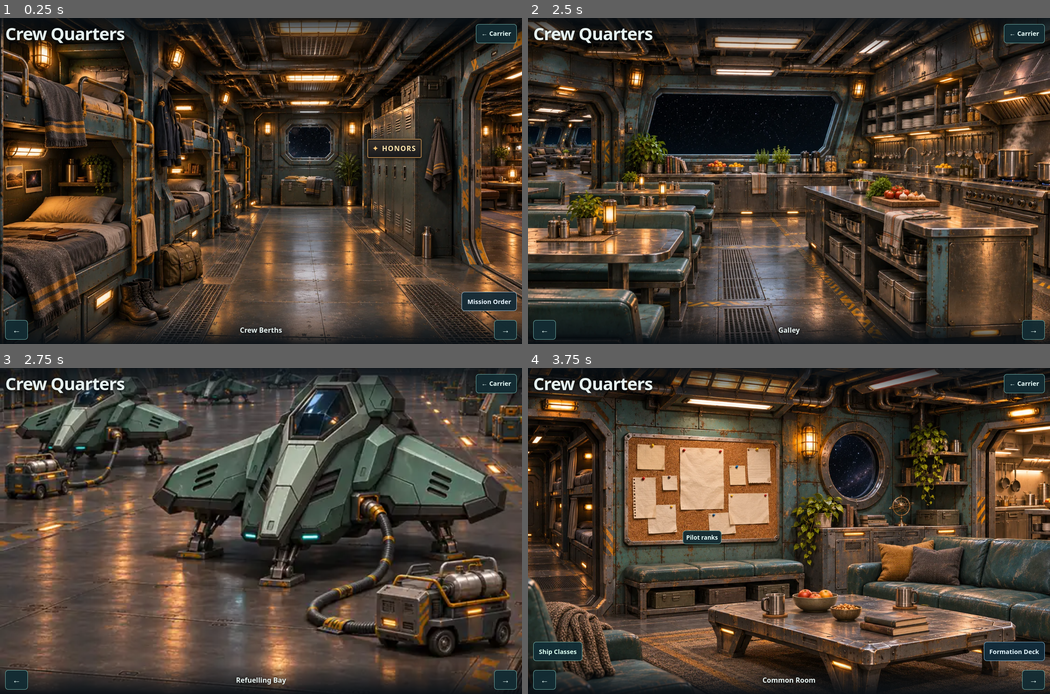
Above: before the commit, frames 1-4 (two rows, left to right).
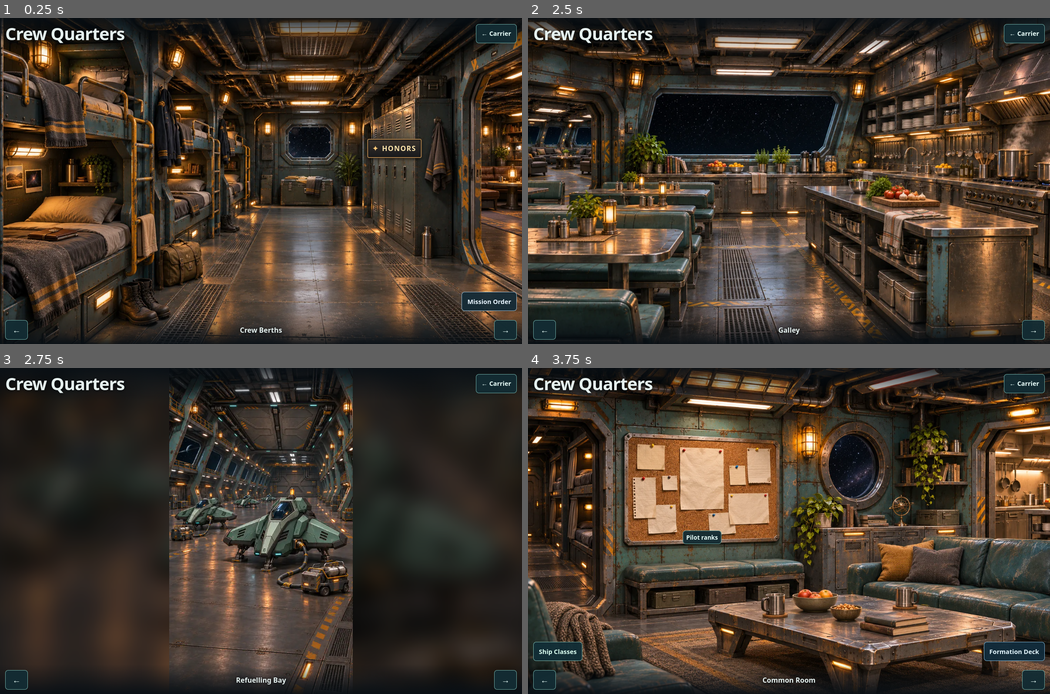
Above: after the commit, the same moments.

Repository: gambizt3-dev/rift-runner
Game: browser game, page carrier-crew.html
Same seed, same stepped clock (60 frames per second), same inputs: the game is played once before the commit and once after it.
Inputs:
- Up to frame 1 (0.25 s): no input
- Up to frame 2 (2.5 s): hold Right 1.03-1.53 s; tap Ctrl at 1.1, 1.6, 2.1 s; hold Left 1.58-2.15 s; hold Right from 2.2 s (still down)
- Up to frame 3 (2.75 s): keep holding Right; tap Ctrl at 2.6 s
- Up to frame 4 (3.75 s): release Right at 2.87 s; hold Left 2.92-3.35 s; tap Ctrl at 3.1, 3.6 s; hold Right from 3.4 s (still down)

Frames 1-2 are identical in both runs. In frame 3, 69% of the frame differs, in the area x 0-100%, y 0-100%; in frame 4, nothing differs.

Commit message:
Move the Pegasus refuelling bay launch hatch overhead

Diff:
--- a/carrier-crew.css
+++ b/carrier-crew.css
@@ -11,8 +11,15 @@
 .carrier-link{pointer-events:auto}
 .quarters-header h1{font-size:clamp(1.3rem,5vw,2.5rem);letter-spacing:-.03em;text-shadow:0 1px 8px #03080b}
 .room-stage,.room{position:absolute;inset:0;overflow:hidden}
-.room-refuelling-art{position:absolute;inset:0;display:block;width:100%;height:100%;object-fit:cover;object-position:center 60%}
-@media(orientation:portrait){.room-refuelling-art{object-position:center 52%}}
+.room-refuelling-art{position:absolute;inset:0;display:block;width:100%;height:100%;object-fit:cover;object-position:center 38%}
+/* Keep both the ceiling hatch and the deck in frame on wider screens. */
+@media(min-aspect-ratio:3/4){
+ .room[data-room="Refuelling Bay"]::before{
+  content:"";position:absolute;inset:-28px;background:#10191c url("./crew-refuelling-bay.webp?v=183") center 49%/cover no-repeat;
+  filter:blur(24px) brightness(.48);pointer-events:none
+ }
+ .room-refuelling-art{object-fit:contain;object-position:center}
+}
 .room-upper{position:absolute;top:50%;left:50%;width:max(100vw,177.6833vh);width:max(100vw,177.6833dvh);transform:translate(-50%,-50%)}
 .room-upper img{display:block;width:100%;height:auto}
 .room-lower{display:none}
--- a/carrier-crew.html
+++ b/carrier-crew.html
@@ -6,7 +6,7 @@
 <meta name="theme-color" content="#08131a">
 <title>Crew Quarters · Rift Runner</title>
 <link rel="icon" type="image/png" href="./rift-192.png">
-<link rel="stylesheet" href="./carrier-crew.css?v=182">
+<link rel="stylesheet" href="./carrier-crew.css?v=183">
 <script src="./pilot-missions.js?v=114" defer></script>
 </head>
 <body>
@@ -47,7 +47,7 @@
    <button class="control enemy-board" id="crew-enemies" type="button" aria-haspopup="dialog" aria-controls="crew-enemy-list">Enemy Ships</button>
   </section>
   <section class="room" data-room="Refuelling Bay" aria-label="Refuelling Bay" hidden>
-   <img class="room-refuelling-art" src="./crew-refuelling-bay.webp?v=182" loading="lazy" decoding="async" alt="Ground-level view of the Pegasus hangar, with several sea-green Rift-4 fighters parked and connected to refuelling carts.">
+   <img class="room-refuelling-art" src="./crew-refuelling-bay.webp?v=183" loading="lazy" decoding="async" alt="Ground-level view of the Pegasus hangar, with several sea-green Rift-4 fighters parked and connected to refuelling carts beneath an overhead launch hatch.">
   </section>
  </div>
  <img class="crew-pilot-portrait" id="crew-pilot-portrait" width="72" height="72" decoding="async" draggable="false" alt="" hidden>
--- a/tests/carrier-crew.test.cjs
+++ b/tests/carrier-crew.test.cjs
@@ -73,7 +73,7 @@
 });
 test('portrait rooms fill the viewport while controls stay overlaid',()=>{
  const html=read('carrier-crew.html'), css=read('carrier-crew.css');
- assert.match(html,/href="\.\/carrier-crew\.css\?v=182"/);
+ assert.match(html,/href="\.\/carrier-crew\.css\?v=183"/);
  assert.match(html,/viewport-fit=cover/);
  const rooms=[...html.matchAll(/<section class="room"[\s\S]*?<\/section>/g)];
  assert.equal(rooms.length,5);
@@ -98,11 +98,12 @@
 test('Pegasus refuelling bay is a fifth full-bleed illustration, not a duplicate personal hangar',()=>{
  const html=read('carrier-crew.html'),css=read('carrier-crew.css'),q=open();
  const bay=html.match(/<section class="room" data-room="Refuelling Bay"[^]*?<\/section>/)[0];
- assert.match(bay,/crew-refuelling-bay\.webp\?v=182/);
- assert.match(bay,/Pegasus hangar.*Rift-4 fighters.*refuelling carts/);
+ assert.match(bay,/crew-refuelling-bay\.webp\?v=183/);
+ assert.match(bay,/Pegasus hangar.*Rift-4 fighters.*refuelling carts.*overhead launch hatch/);
  assert.ok(fs.existsSync(path.join(site,'crew-refuelling-bay.webp')));
  assert.doesNotMatch(bay,/<(?:button|form|a)\b/);
  assert.match(css,/\.room-refuelling-art\{[^}]*object-fit:cover/);
+ assert.match(css,/@media\(min-aspect-ratio:3\/4\)[^]*?\.room-refuelling-art\{object-fit:contain/);
  q.go(q.prev);assert.equal(q.room,'Refuelling Bay');
  q.go(q.prev);assert.equal(q.room,'Observation Lounge');
  q.go(q.next);assert.equal(q.room,'Refuelling Bay');
Binary file changed: crew-refuelling-bay.webp
